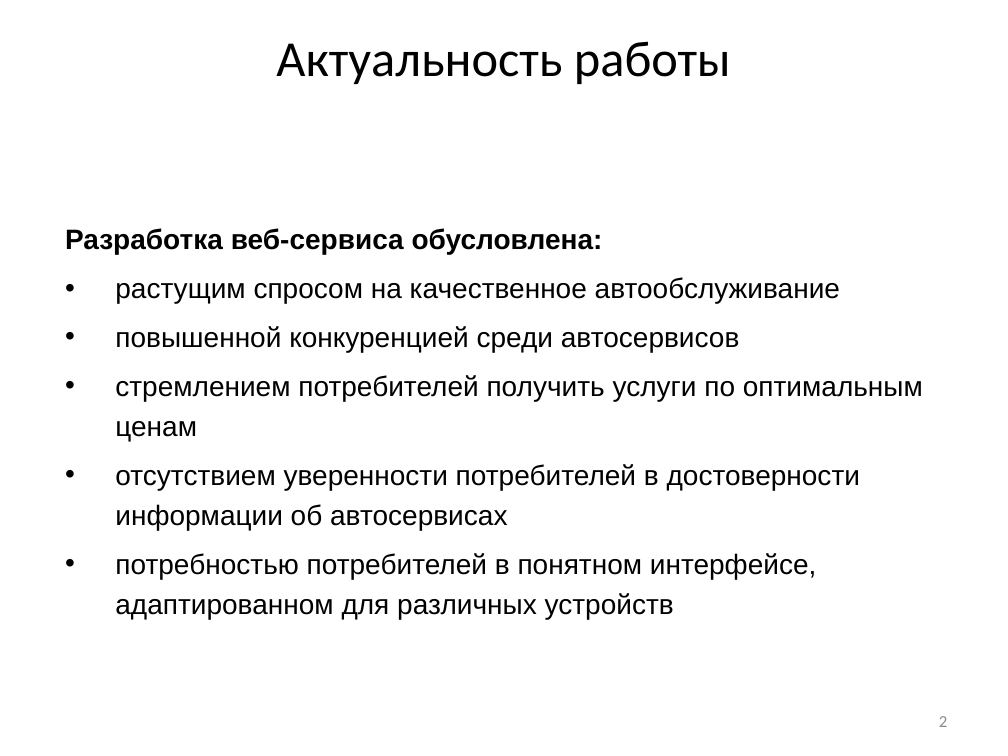
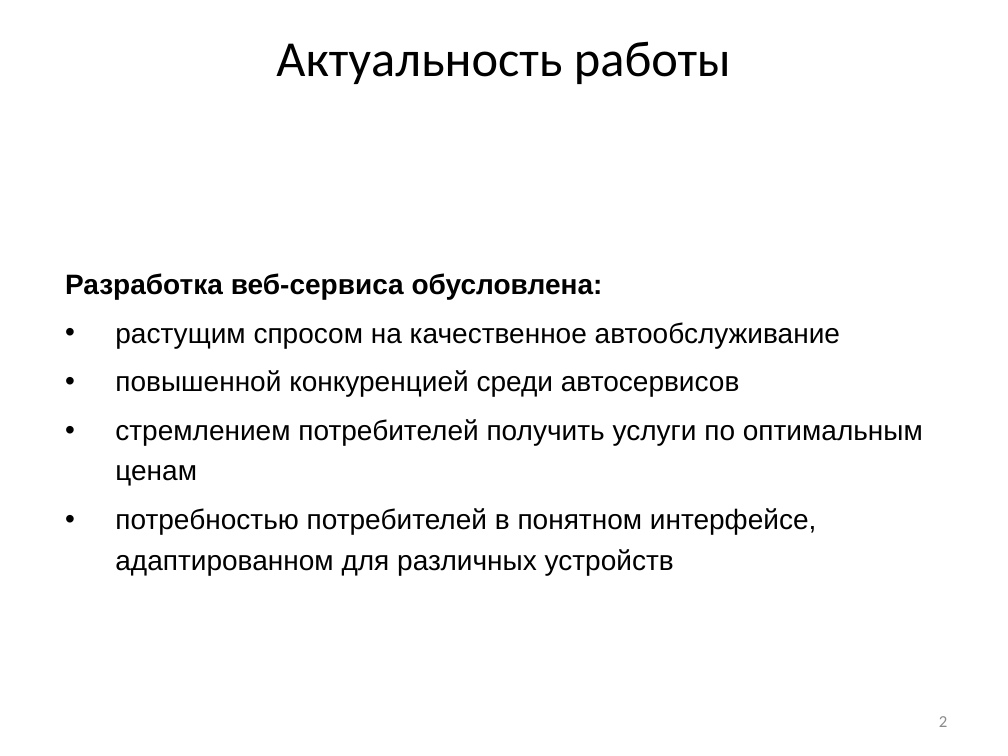
Before and after one commit to vadimgilka/-arRatingWebsite, a slide deck: slide 2 of Documentation/My documentation/Predzashita_Gailevich.pptx. Drawn at 1008x756 pixels with LibreOffice and Linux fonts; fonts in the diff are those of the drawing. Boxes give left, top, right and bottom in pixels: in the first picture for what was removed or moved away, otherwise in the second. Text is boxed around its words. In the diff, an @@ line names an element or a change of style, - is before the commit and + after.

```diff
--- a/Documentation/My documentation/Predzashita_Gailevich.pptx
+++ b/Documentation/My documentation/Predzashita_Gailevich.pptx
@@ subtitle at <box>115,464,860,530</box>: paragraph removed @@
-• отсутствием уверенности потребителей в достоверности информации об автосервисах
```
Also in this commit, not shown: 3 other slides changed, 4 slides added.
